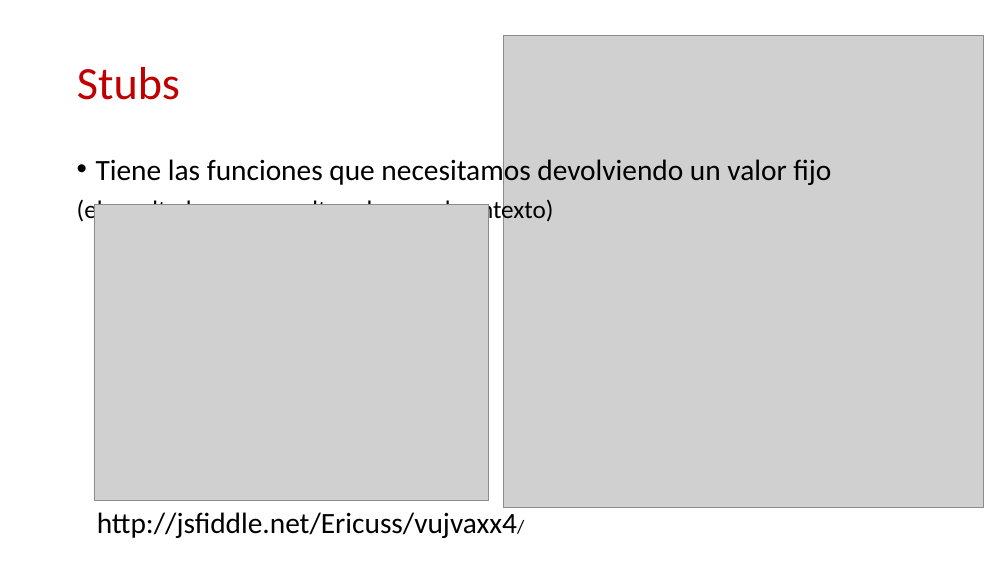
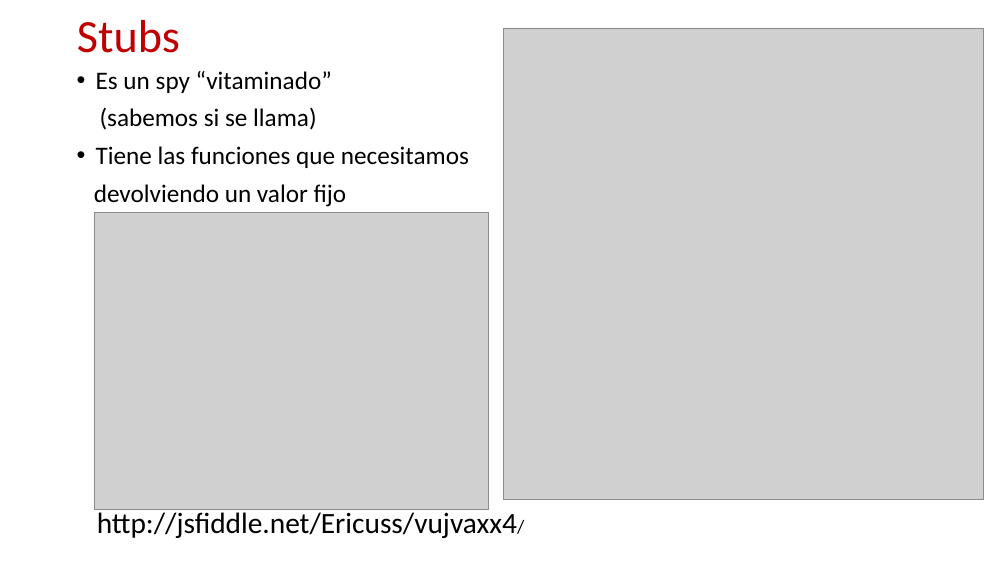
Before and after one commit to ericuss/TDD-Miercolex-Tokiota, a slide deck: slide 10 of Documentacion/jasmine.pptx (slide 6 before the commit). Drawn at 1008x567 pixels with LibreOffice and Linux fonts; fonts in the diff are those of the drawing; grey boxes stand for pictures; background and template pictures are left out. Boxes give left, top, right and bottom in pixels: in the first picture for what was removed or moved away, otherwise in the second. Text is boxed around its words. In the diff, an @@ line names an element or a change of style, - is before the commit and + after.

```diff
--- a/Documentacion/jasmine.pptx
+++ b/Documentacion/jasmine.pptx
@@ title "Stubs": place and size @@
-title "Stubs" at (77, 67, 180, 100)
+title "Stubs" at (77, 20, 180, 53)
@@ picture: place and size @@
-picture at (504, 36, 983, 507)
+picture at (504, 28, 983, 500)
@@ text at (94, 71, 469, 207): text changed; size 28 to 24 pt @@
-• Tiene las funciones que necesitamos devolviendo un valor fijo
-(el resultado no se ve alterado por el contexto)
+• Es un spy “vitaminado”
+(sabemos si se llama)
+• Tiene las funciones que necesitamos
+devolviendo un valor fijo
@@ picture: place and size @@
-picture at (94, 204, 488, 501)
+picture at (94, 212, 488, 509)
```
Also in this commit, not shown: 6 other slides changed, 4 slides added, 2 other files.
